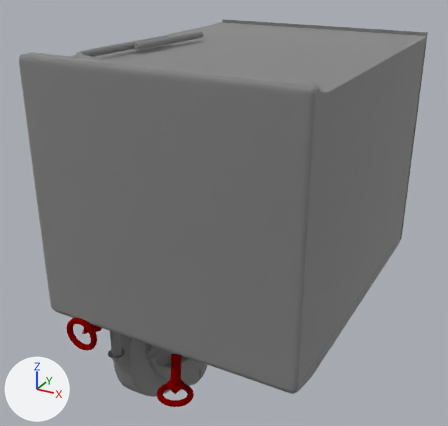
Two versions of the glTF model webpage/image_conditioned/results/articulated-models-5-019/mesh_parts_with_axes.glb, one commit apart.
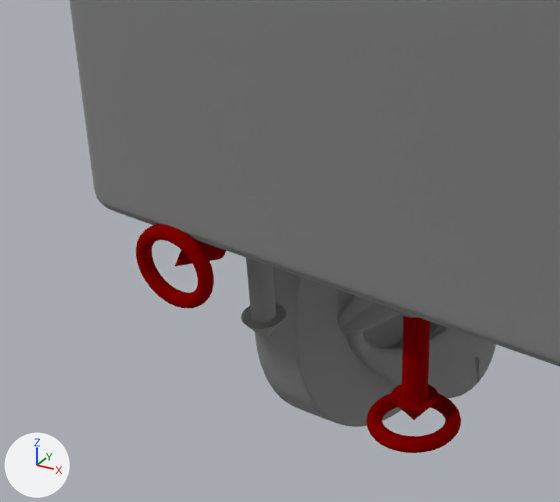
Old and new are each drawn whole from a 50 mm camera at (0.599, -1.465, 0.591) aimed at (-0.006, -0.365, 0.041) and again close up on the part from 3% to 52% of the width and 54% to 100% of the height. The lights are fixed; the arrows at lower left show +X, +Y and +Z. The first two pictures are the older version. Where no turn or scale is listed for an object, it has been applied to the vertices.

Objects in the first close-up: 'geometry_0', 'geometry_1', 'geometry_10', 'geometry_6', 'geometry_7', 'geometry_8' and 2 more.
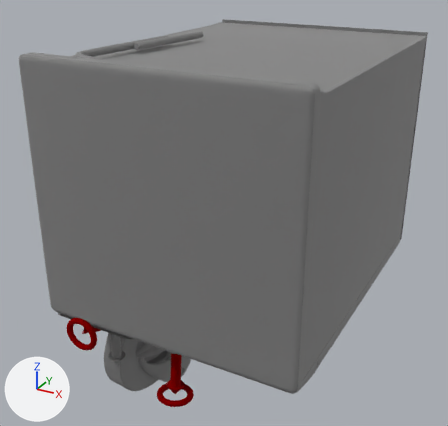
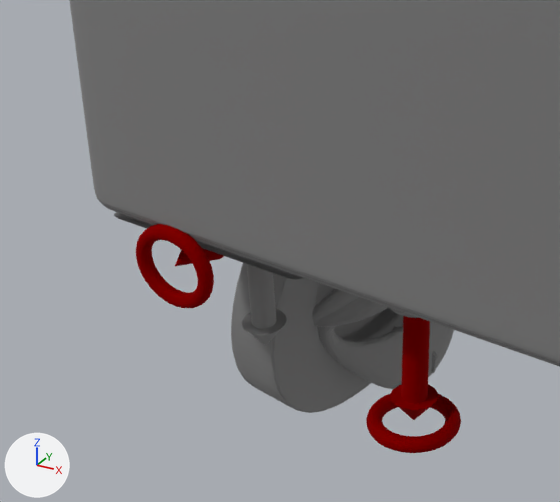
The change, as a diff of the scene's bpy script:
```diff
--- a/webpage/image_conditioned/results/articulated-models-5-019/mesh_parts_with_axes.glb.py
+++ b/webpage/image_conditioned/results/articulated-models-5-019/mesh_parts_with_axes.glb.py
@@ ob_geometry_1 @@
 ob_geometry_1.parent = ob_world
-ob_geometry_1.location = (0.0, 0.0, 0.0)
+ob_geometry_1.location = (0.0162, 0.000612, -0.0275)
+ob_geometry_1.rotation_euler = (-0.00202, 0.179, 0.00248)  # degrees (-0.1, 10, 0.1)
@@ ob_geometry_2 @@
 ob_geometry_2 = bpy.data.objects.new('geometry_2', me_geometry_2)
-ob_geometry_2.location = (0.0, 0.0, 0.0)
+ob_geometry_2.location = (0.0, 0.0, -0.0061)
@@ ob_geometry_7 @@
 ob_geometry_7 = bpy.data.objects.new('geometry_7', me_geometry_7)
-ob_geometry_7.location = (0.0, 0.0, 0.0)
+ob_geometry_7.location = (0.0, 0.0, -0.0061)
```

Where the change shows, as pixel boxes [x1, y1, x2, y2] in the close-ups (560 x 502 px):
'geometry_1', moved, turned
    before: [255, 267, 496, 427]
    after: [231, 263, 454, 413]
'geometry_7', moved
    before: [241, 258, 286, 340]
    after: [242, 264, 287, 345]
'geometry_2', moved (not visible before)
    after: [114, 213, 304, 280]
